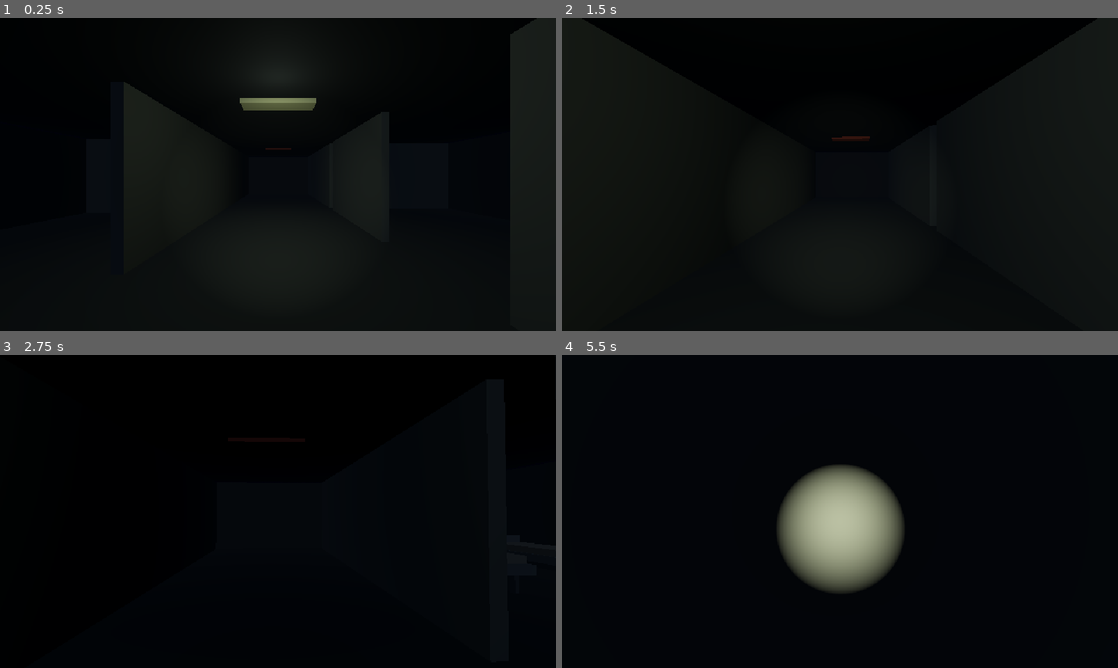
Above: before the commit, frames 1-4 (two rows, left to right).
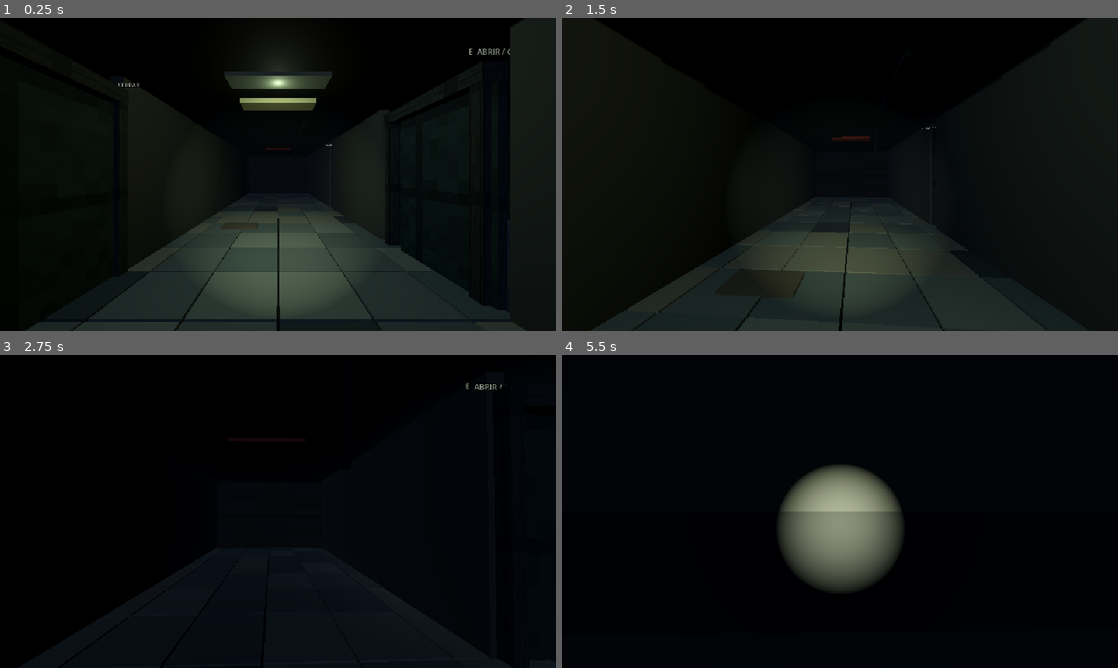
Above: after the commit, the same moments.

Repository: ssarpa22/zombindie
Game: Godot game, scene res://Main.tscn
Two runs of this game, one before a commit and one after it. Both use one fixed random seed, a clock stepped at 60 frames per second and the inputs below.
Inputs (mouse positions are in pixels of both pictures, inside the frame that each line leads up to):
- Up to frame 1 (0.25 s): no input
- Up to frame 2 (1.5 s): tap Enter at 0.5 s; move the mouse to (867, 174) at 0.52 s; hold W from 0.53 s (still down); tap E at 0.6, 1.35 s; move the mouse to (812, 174) at 1.27 s
- Up to frame 3 (2.75 s): keep holding W; move the mouse to (289, 505) at 2.02 s; tap F at 2.1 s; tap E at 2.3 s
- Up to frame 4 (5.5 s): keep holding W; move the mouse to (834, 517) at 2.77 s; tap E at 2.85, 3.6, 4.55, 5.1 s; tap Space at 3.5 s; move the mouse to (878, 514) at 3.52 s; move the mouse to (795, 508) at 4.27 s; tap F at 4.35 s; tap Enter at 5 s; move the mouse to (845, 511) at 5.02 s

The runs differ from the first frame. In frame 1, 18% of the frame differs, in the area x 11-97%, y 0-100%; in frame 2, 14%; in frame 3, less than 0.1%; in frame 4, 4.0%.

Commit message:
Pulir ambiente y agregar puertas interactivas

Diff:
--- /dev/null
+++ b/door.gd
@@ -0,0 +1,21 @@
+extends AnimatableBody3D
+
+@export var swing_angle_degrees := 96.0
+
+var _closed_yaw := 0.0
+var _is_open := false
+var _motion: Tween
+
+func _ready() -> void:
+	_closed_yaw = rotation.y
+
+func interact() -> void:
+	if _motion != null and _motion.is_running():
+		return
+	_is_open = not _is_open
+	var direction := 1.0 if _is_open else 0.0
+	var target_yaw := _closed_yaw + deg_to_rad(swing_angle_degrees) * direction
+	_motion = create_tween()
+	_motion.set_trans(Tween.TRANS_SINE)
+	_motion.set_ease(Tween.EASE_IN_OUT)
+	_motion.tween_property(self, "rotation:y", target_yaw, 0.42)
--- a/main.gd
+++ b/main.gd
@@ -1,9 +1,18 @@
 extends Node3D
 
 const PlayerScene = preload("res://player.tscn")
+const DoorScript = preload("res://door.gd")
+
+var _grain_texture: ImageTexture
+var _flicker_lights: Array[OmniLight3D] = []
+var _flicker_clock := 0.0
 
 func _ready() -> void:
+	_grain_texture = _create_grain_texture()
 	_build_room()
+	_build_tile_floor()
+	_build_doors()
+	_build_detail_pass()
 	_build_exterior()
 	_build_lighting()
 	var player = PlayerScene.instantiate()
@@ -11,16 +20,24 @@
 	add_child(player)
 	_build_sign()
 
+func _process(delta: float) -> void:
+	_flicker_clock -= delta
+	if _flicker_clock <= 0.0:
+		_flicker_clock = randf_range(0.06, 0.22)
+		for lamp in _flicker_lights:
+			var base_energy: float = lamp.get_meta("base_energy", 0.6)
+			lamp.light_energy = base_energy * (randf_range(0.04, 0.18) if randf() < 0.025 else randf_range(0.84, 1.0))
+
 func _build_room() -> void:
 	# A small clinic wing built from simple, reusable box pieces.
 	_add_box("Floor", Vector3(0, -0.15, 0), Vector3(16, 0.3, 24), Color(0.16, 0.17, 0.15))
-	_add_box("Ceiling", Vector3(0, 3.2, 0), Vector3(16, 0.25, 24), Color(0.07, 0.08, 0.08))
+	_add_box("Ceiling", Vector3(0, 3.2, 0), Vector3(16.6, 0.25, 24.6), Color(0.07, 0.08, 0.08))
 	_add_box("BackWall", Vector3(0, 1.5, -12), Vector3(16, 3, 0.3), Color(0.22, 0.21, 0.18))
-	_add_box("LeftWall", Vector3(-8, 1.5, 0), Vector3(0.3, 3, 24), Color(0.18, 0.19, 0.18))
-	_add_box("RightWall", Vector3(8, 1.5, 0), Vector3(0.3, 3, 24), Color(0.18, 0.19, 0.18))
+	_build_side_wall(-8, "LeftWall")
+	_build_side_wall(8, "RightWall")
 	_add_box("EntranceLeft", Vector3(-6, 1.5, 12), Vector3(4, 3, 0.3), Color(0.22, 0.21, 0.18))
 	_add_box("EntranceRight", Vector3(6, 1.5, 12), Vector3(4, 3, 0.3), Color(0.22, 0.21, 0.18))
-	_add_box("EntranceLintel", Vector3(0, 2.8, 12), Vector3(8, 0.4, 0.3), Color(0.22, 0.21, 0.18))
+	_add_box("EntranceLintel", Vector3(0, 2.9, 12), Vector3(8, 0.6, 0.3), Color(0.22, 0.21, 0.18))
 
 	# Hallway walls leave door-sized gaps into the side rooms.
 	_add_box("HallLeftFront", Vector3(-2.5, 1.5, 7.5), Vector3(0.2, 3, 9), Color(0.29, 0.30, 0.27))
@@ -72,19 +89,13 @@
 	environment.sky = sky
 	environment.ambient_light_source = Environment.AMBIENT_SOURCE_COLOR
 	environment.ambient_light_color = Color(0.09, 0.11, 0.14)
-	environment.ambient_light_energy = 0.22
+	environment.ambient_light_energy = 0.16
 	environment.tonemap_mode = Environment.TONE_MAPPER_FILMIC
 	environment.fog_enabled = true
 	environment.fog_light_color = Color(0.055, 0.07, 0.09)
 	environment.fog_density = 0.018
 	world.environment = environment
 	add_child(world)
-	var lamp = OmniLight3D.new()
-	lamp.position = Vector3(0, 2.65, 1)
-	lamp.light_color = Color(0.72, 0.78, 0.72)
-	lamp.light_energy = 0.55
-	lamp.omni_range = 8
-	add_child(lamp)
 	var moon_light = DirectionalLight3D.new()
 	moon_light.name = "Moonlight"
 	moon_light.rotation_degrees = Vector3(-28, -20, 0)
@@ -93,12 +104,24 @@
 	moon_light.shadow_enabled = false
 	moon_light.light_cull_mask = 2
 	add_child(moon_light)
+	_add_fixture_light(Vector3(0, 2.92, 1), Color(0.68, 0.72, 0.61), 0.62, 7.5, true)
+	_add_fixture_light(Vector3(-5.1, 2.88, 6.7), Color(0.62, 0.68, 0.58), 0.43, 5.0, false)
+	_add_fixture_light(Vector3(5.1, 2.88, -7.4), Color(0.58, 0.66, 0.73), 0.48, 5.5, false)
+	_add_window_light(-7.35, 5)
+	_add_window_light(-7.35, -5)
+	_add_window_light(7.35, 5)
+	_add_window_light(7.35, -5)
 
 func _build_exterior() -> void:
 	_add_visual_box("NightGround", Vector3(0, -0.08, 36), Vector3(70, 0.16, 48), Color(0.025, 0.04, 0.035))
 	_add_visual_box("PathToForest", Vector3(0, 0.01, 20), Vector3(3.2, 0.02, 16), Color(0.11, 0.12, 0.105))
+	_add_visual_box("NightGroundLeft", Vector3(-22, -0.08, 0), Vector3(28, 0.16, 24), Color(0.025, 0.04, 0.035))
+	_add_visual_box("NightGroundRight", Vector3(22, -0.08, 0), Vector3(28, 0.16, 24), Color(0.025, 0.04, 0.035))
 	var rng = RandomNumberGenerator.new()
 	rng.seed = 27011
+	for side in [-1, 1]:
+		for tree_z in [5.0, -5.0]:
+			_add_tree(Vector3(side * 15.0, 0, tree_z), rng.randf_range(8.0, 11.0), rng.randf_range(0.85, 1.2))
 	for index in range(32):
 		var tree_x = rng.randf_range(-28.0, 28.0)
 		var tree_z = rng.randf_range(23.0, 55.0)
@@ -106,6 +129,228 @@
 			continue
 		_add_tree(Vector3(tree_x, 0, tree_z), rng.randf_range(7.0, 12.0), rng.randf_range(0.75, 1.35))
 	_add_moon(Vector3(1.5, 19, 49))
+
+func _build_tile_floor() -> void:
+	var tile_mesh = BoxMesh.new()
+	tile_mesh.size = Vector3(0.97, 0.035, 0.97)
+	var multi_mesh = MultiMesh.new()
+	multi_mesh.transform_format = MultiMesh.TRANSFORM_3D
+	multi_mesh.use_colors = true
+	multi_mesh.mesh = tile_mesh
+	multi_mesh.instance_count = 16 * 24
+	var rng = RandomNumberGenerator.new()
+	rng.seed = 54019
+	var palette = [Color(0.44, 0.48, 0.43), Color(0.38, 0.42, 0.39), Color(0.47, 0.47, 0.40), Color(0.34, 0.39, 0.37)]
+	var instance_index := 0
+	for z_index in range(24):
+		for x_index in range(16):
+			var tile_position = Vector3(-7.5 + x_index, 0.025, -11.5 + z_index)
+			multi_mesh.set_instance_transform(instance_index, Transform3D(Basis(), tile_position))
+			var tile_color: Color = palette[rng.randi_range(0, palette.size() - 1)]
+			if rng.randf() < 0.035:
+				tile_color = Color(0.24, 0.28, 0.27)
+			multi_mesh.set_instance_color(instance_index, tile_color)
+			instance_index += 1
+	var tiles = MultiMeshInstance3D.new()
+	tiles.name = "LowResolutionFloorTiles"
+	tiles.multimesh = multi_mesh
+	var tile_material = StandardMaterial3D.new()
+	tile_material.vertex_color_use_as_albedo = true
+	tile_material.roughness = 1.0
+	tile_material.texture_filter = BaseMaterial3D.TEXTURE_FILTER_NEAREST
+	tiles.material_override = tile_material
+	add_child(tiles)
+
+func _build_doors() -> void:
+	_add_door_frame(Vector3(-2.5, 0, 2), 1.9, true)
+	_add_door("ReceptionDoor", Vector3(-2.5, 0, 1.05), -PI / 2.0)
+	_add_door_frame(Vector3(2.5, 0, 0.75), 1.9, true)
+	_add_door("WardDoor", Vector3(2.5, 0, 1.85), PI / 2.0)
+	_add_door_frame(Vector3(-3.5, 0, -4), 1.9, false)
+	_add_door("StorageDoor", Vector3(-4.42, 0, -4), 0.0)
+	_add_door_frame(Vector3(3.5, 0, -5), 1.9, false)
+	_add_door("WardRearDoor", Vector3(2.55, 0, -5), 0.0)
+
+func _add_door_frame(center: Vector3, width: float, along_side_wall: bool) -> void:
+	var frame_color = Color(0.22, 0.24, 0.21)
+	if along_side_wall:
+		_add_box("DoorJamb", Vector3(center.x, 1.35, center.z - width * 0.5), Vector3(0.28, 2.7, 0.16), frame_color)
+		_add_box("DoorJamb", Vector3(center.x, 1.35, center.z + width * 0.5), Vector3(0.28, 2.7, 0.16), frame_color)
+		_add_box("DoorHeader", Vector3(center.x, 2.75, center.z), Vector3(0.3, 0.22, width + 0.16), frame_color)
+	else:
+		_add_box("DoorJamb", Vector3(center.x - width * 0.5, 1.35, center.z), Vector3(0.16, 2.7, 0.28), frame_color)
+		_add_box("DoorJamb", Vector3(center.x + width * 0.5, 1.35, center.z), Vector3(0.16, 2.7, 0.28), frame_color)
+		_add_box("DoorHeader", Vector3(center.x, 2.75, center.z), Vector3(width + 0.16, 0.22, 0.3), frame_color)
+
+func _add_door(door_name: String, hinge_position: Vector3, yaw: float) -> void:
+	var door = AnimatableBody3D.new()
+	door.name = door_name
+	door.set_script(DoorScript)
+	door.position = hinge_position
+	door.rotation.y = yaw
+	var leaf = MeshInstance3D.new()
+	leaf.name = "DoorLeaf"
+	leaf.position = Vector3(0.86, 1.3, 0)
+	var leaf_mesh = BoxMesh.new()
+	leaf_mesh.size = Vector3(1.72, 2.6, 0.1)
+	leaf.mesh = leaf_mesh
+	var leaf_material = _make_material(Color(0.18, 0.25, 0.23))
+	leaf_material.albedo_texture = _grain_texture
+	leaf_material.texture_filter = BaseMaterial3D.TEXTURE_FILTER_NEAREST
+	leaf_material.uv1_scale = Vector3(2, 2, 1)
+	leaf.material_override = leaf_material
+	door.add_child(leaf)
+	var collision = CollisionShape3D.new()
+	collision.position = Vector3(0.86, 1.3, 0)
+	var shape = BoxShape3D.new()
+	shape.size = Vector3(1.72, 2.6, 0.12)
+	collision.shape = shape
+	door.add_child(collision)
+	var observation_glass = MeshInstance3D.new()
+	observation_glass.name = "DoorWindow"
+	observation_glass.position = Vector3(0.86, 1.95, 0.057)
+	var glass_mesh = BoxMesh.new()
+	glass_mesh.size = Vector3(0.44, 0.38, 0.025)
+	observation_glass.mesh = glass_mesh
+	var glass_material = StandardMaterial3D.new()
+	glass_material.albedo_color = Color(0.13, 0.21, 0.27, 0.52)
+	glass_material.transparency = BaseMaterial3D.TRANSPARENCY_ALPHA
+	glass_material.roughness = 0.28
+	observation_glass.material_override = glass_material
+	door.add_child(observation_glass)
+	var handle = MeshInstance3D.new()
+	handle.name = "Handle"
+	handle.position = Vector3(1.52, 1.15, 0.08)
+	var handle_mesh = SphereMesh.new()
+	handle_mesh.radius = 0.055
+	handle_mesh.height = 0.11
+	handle.mesh = handle_mesh
+	handle.material_override = _make_material(Color(0.57, 0.48, 0.3))
+	door.add_child(handle)
+	add_child(door)
+	var label = Label3D.new()
+	label.text = "E  ABRIR / CERRAR"
+	label.position = hinge_position + Vector3(0, 2.92, 0)
+	label.font_size = 22
+	label.pixel_size = 0.004
+	label.modulate = Color(0.64, 0.69, 0.61, 0.72)
+	add_child(label)
+
+func _build_detail_pass() -> void:
+	# Scuffed wall protection, exposed pipework and small traces of the evacuation.
+	_add_box("LeftWallWainscot", Vector3(-7.78, 0.55, 0), Vector3(0.08, 1.1, 23.8), Color(0.16, 0.25, 0.22))
+	_add_box("RightWallWainscot", Vector3(7.78, 0.55, 0), Vector3(0.08, 1.1, 23.8), Color(0.16, 0.25, 0.22))
+	_add_box("LeftPipe", Vector3(-7.62, 2.55, -2), Vector3(0.12, 0.12, 15), Color(0.24, 0.29, 0.27))
+	_add_box("RightPipe", Vector3(7.62, 2.55, -5), Vector3(0.12, 0.12, 11), Color(0.26, 0.28, 0.25))
+	_add_box("CeilingCable", Vector3(0.75, 2.98, -3), Vector3(0.07, 0.16, 3.4), Color(0.035, 0.04, 0.04))
+	_add_box("CeilingCableDrop", Vector3(0.75, 2.45, -4.7), Vector3(0.07, 1.0, 0.07), Color(0.035, 0.04, 0.04))
+	_add_box("TriageCurtainRail", Vector3(5.6, 2.55, -7.6), Vector3(3.8, 0.08, 0.08), Color(0.34, 0.36, 0.32))
+	_add_visual_box("TriageCurtain", Vector3(5.6, 1.55, -7.6), Vector3(3.5, 2.0, 0.045), Color(0.16, 0.23, 0.22), 1)
+	_add_box("FallenCeilingTile", Vector3(-1.1, 0.06, -1.6), Vector3(1.0, 0.07, 0.55), Color(0.34, 0.32, 0.26))
+	_add_box("ScatteredPaperA", Vector3(-4.8, 0.055, 5.5), Vector3(0.42, 0.025, 0.32), Color(0.46, 0.43, 0.32))
+	_add_box("ScatteredPaperB", Vector3(4.0, 0.055, -3.2), Vector3(0.35, 0.025, 0.25), Color(0.49, 0.46, 0.35))
+	_add_stain(Vector3(3.3, 0.045, -8.6), Vector3(0.75, 0.025, 0.42), Color(0.16, 0.025, 0.02, 0.78))
+	_add_stain(Vector3(4.0, 0.045, -8.2), Vector3(0.28, 0.025, 0.18), Color(0.12, 0.02, 0.018, 0.72))
+	_add_stain(Vector3(-1.2, 0.045, 6.0), Vector3(0.52, 0.025, 0.3), Color(0.1, 0.025, 0.02, 0.55))
+	_add_fluorescent_fixture(Vector3(0, 3.01, 1), Color(0.44, 0.49, 0.42))
+	_add_fluorescent_fixture(Vector3(-5.1, 3.01, 6.7), Color(0.39, 0.43, 0.36))
+	_add_fluorescent_fixture(Vector3(5.1, 3.01, -7.4), Color(0.38, 0.44, 0.5))
+
+func _add_fluorescent_fixture(fixture_position: Vector3, color: Color) -> void:
+	var fixture = MeshInstance3D.new()
+	fixture.position = fixture_position
+	var fixture_mesh = BoxMesh.new()
+	fixture_mesh.size = Vector3(1.55, 0.07, 0.42)
+	fixture.mesh = fixture_mesh
+	var fixture_material = StandardMaterial3D.new()
+	fixture_material.albedo_color = color
+	fixture_material.emission_enabled = true
+	fixture_material.emission = color * 0.35
+	fixture_material.emission_energy_multiplier = 0.45
+	fixture.material_override = fixture_material
+	add_child(fixture)
+
+func _add_fixture_light(light_position: Vector3, color: Color, energy: float, radius: float, shadows: bool) -> void:
+	var lamp = OmniLight3D.new()
+	lamp.name = "FlickeringFluorescent"
+	lamp.position = light_position
+	lamp.light_color = color
+	lamp.light_energy = energy
+	lamp.omni_range = radius
+	lamp.shadow_enabled = shadows
+	lamp.set_meta("base_energy", energy)
+	_flicker_lights.append(lamp)
+	add_child(lamp)
+
+func _add_stain(stain_position: Vector3, stain_scale: Vector3, color: Color) -> void:
+	var stain = MeshInstance3D.new()
+	stain.position = stain_position
+	stain.scale = stain_scale
+	var stain_mesh = SphereMesh.new()
+	stain_mesh.radius = 0.5
+	stain_mesh.height = 0.2
+	stain_mesh.radial_segments = 8
+	stain_mesh.rings = 4
+	stain.mesh = stain_mesh
+	var stain_material = StandardMaterial3D.new()
+	stain_material.albedo_color = color
+	stain_material.transparency = BaseMaterial3D.TRANSPARENCY_ALPHA
+	stain_material.roughness = 1.0
+	stain.material_override = stain_material
+	add_child(stain)
+
+func _create_grain_texture() -> ImageTexture:
+	var image = Image.create(16, 16, false, Image.FORMAT_RGBA8)
+	var rng = RandomNumberGenerator.new()
+	rng.seed = 81273
+	for y in range(16):
+		for x in range(16):
+			var value = rng.randf_range(0.78, 1.0)
+			if x % 8 == 0 or y % 8 == 0:
+				value *= 0.72
+			image.set_pixel(x, y, Color(value, value, value, 1.0))
+	return ImageTexture.create_from_image(image)
+
+func _build_side_wall(x_position: float, wall_name: String) -> void:
+	var wall_color = Color(0.18, 0.19, 0.18)
+	_add_box(wall_name + "FrontSection", Vector3(x_position, 1.5, 9.15), Vector3(0.3, 3, 5.7), wall_color)
+	_add_box(wall_name + "MiddleSection", Vector3(x_position, 1.5, 0), Vector3(0.3, 3, 7.4), wall_color)
+	_add_box(wall_name + "RearSection", Vector3(x_position, 1.5, -9.15), Vector3(0.3, 3, 5.7), wall_color)
+	_add_window(x_position, 5, wall_name + "FrontWindow")
+	_add_window(x_position, -5, wall_name + "RearWindow")
+
+func _add_window(x_position: float, z_position: float, window_name: String) -> void:
+	var frame_color = Color(0.32, 0.34, 0.31)
+	var pane_color = Color(0.12, 0.19, 0.27, 0.28)
+	_add_box(window_name + "Sill", Vector3(x_position, 0.84, z_position), Vector3(0.36, 0.32, 2.8), frame_color)
+	_add_box(window_name + "Header", Vector3(x_position, 2.65, z_position), Vector3(0.36, 0.9, 2.8), frame_color)
+	_add_box(window_name + "JambA", Vector3(x_position, 1.6, z_position - 1.36), Vector3(0.36, 1.5, 0.12), frame_color)
+	_add_box(window_name + "JambB", Vector3(x_position, 1.6, z_position + 1.36), Vector3(0.36, 1.5, 0.12), frame_color)
+	_add_glass(window_name + "Pane", Vector3(x_position, 1.61, z_position), Vector3(0.035, 1.12, 2.58), pane_color)
+	_add_box(window_name + "Mullion", Vector3(x_position, 1.6, z_position), Vector3(0.08, 1.15, 0.07), frame_color)
+
+func _add_window_light(x_position: float, z_position: float) -> void:
+	var window_light = OmniLight3D.new()
+	window_light.name = "MoonlightThroughWindow"
+	window_light.position = Vector3(x_position, 1.7, z_position)
+	window_light.light_color = Color(0.42, 0.53, 0.72)
+	window_light.light_energy = 0.28
+	window_light.omni_range = 4.8
+	add_child(window_light)
+
+func _add_glass(glass_name: String, glass_position: Vector3, glass_size: Vector3, color: Color) -> void:
+	var pane = MeshInstance3D.new()
+	pane.name = glass_name
+	pane.position = glass_position
+	var mesh = BoxMesh.new()
+	mesh.size = glass_size
+	pane.mesh = mesh
+	var material = StandardMaterial3D.new()
+	material.albedo_color = color
+	material.transparency = BaseMaterial3D.TRANSPARENCY_ALPHA
+	material.roughness = 0.35
+	pane.material_override = material
+	add_child(pane)
 
 func _add_tree(tree_position: Vector3, tree_height: float, tree_scale: float) -> void:
 	var trunk_mesh = CylinderMesh.new()
@@ -154,11 +399,11 @@
 	moon.material_override = moon_material
 	add_child(moon)
 
-func _add_visual_box(box_name: String, box_position: Vector3, box_size: Vector3, color: Color) -> void:
+func _add_visual_box(box_name: String, box_position: Vector3, box_size: Vector3, color: Color, layer_mask: int = 2) -> void:
 	var mesh_instance = MeshInstance3D.new()
 	mesh_instance.name = box_name
 	mesh_instance.position = box_position
-	mesh_instance.layers = 2
+	mesh_instance.layers = layer_mask
 	var mesh = BoxMesh.new()
 	mesh.size = box_size
 	mesh_instance.mesh = mesh
@@ -181,6 +426,9 @@
 	add_child(label)
 
 func _add_box(box_name: String, box_position: Vector3, box_size: Vector3, color: Color) -> void:
+	if is_equal_approx(box_size.y, 3.0):
+		box_position.y = 1.55
+		box_size.y = 3.2
 	var body = StaticBody3D.new()
 	body.name = box_name
 	body.position = box_position
@@ -191,6 +439,10 @@
 	var material = StandardMaterial3D.new()
 	material.albedo_color = color
 	material.roughness = 1.0
+	if _grain_texture != null and (box_name.contains("Wall") or box_name.contains("Floor") or box_name.contains("Door") or box_name.contains("Pipe")):
+		material.albedo_texture = _grain_texture
+		material.texture_filter = BaseMaterial3D.TEXTURE_FILTER_NEAREST
+		material.uv1_scale = Vector3(2.0, 2.0, 1.0)
 	mesh_instance.material_override = material
 	body.add_child(mesh_instance)
 	var collision = CollisionShape3D.new()
--- a/player.gd
+++ b/player.gd
@@ -23,6 +23,20 @@
 		Input.mouse_mode = Input.MOUSE_MODE_CAPTURED
 	if event is InputEventKey and event.pressed and event.keycode == KEY_F:
 		flashlight.visible = not flashlight.visible
+	if event is InputEventKey and event.pressed and event.keycode == KEY_E:
+		_try_interact()
+
+func _try_interact() -> void:
+	var camera: Camera3D = $CameraPivot/Camera3D
+	var ray_origin = camera.global_position
+	var ray_end = ray_origin - camera.global_transform.basis.z * 2.8
+	var query = PhysicsRayQueryParameters3D.create(ray_origin, ray_end)
+	query.exclude = [get_rid()]
+	var hit = get_world_3d().direct_space_state.intersect_ray(query)
+	if not hit.is_empty():
+		var target = hit.get("collider")
+		if target != null and target.has_method("interact"):
+			target.call("interact")
 
 func _physics_process(_delta: float) -> void:
 	var input_vector := Vector2.ZERO
